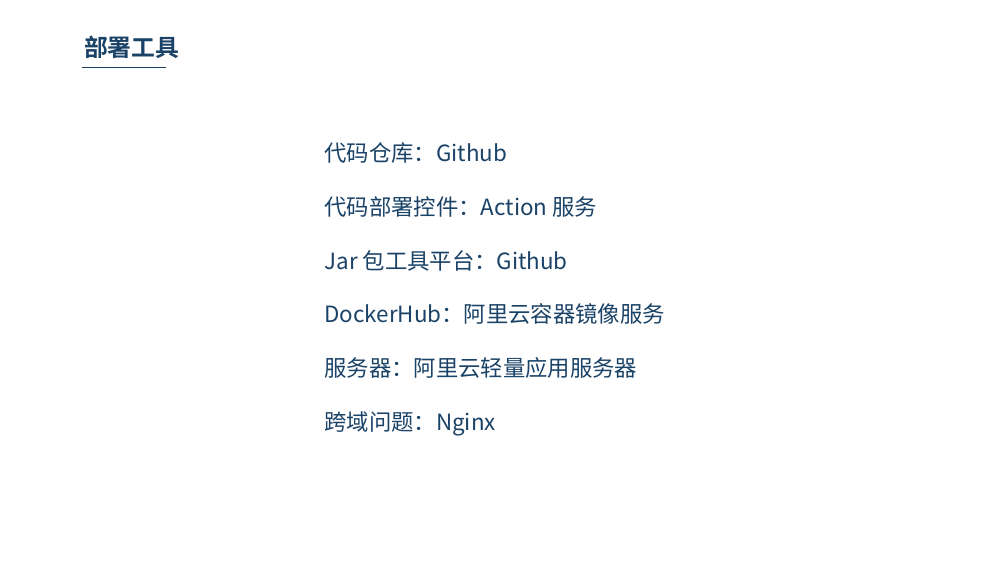
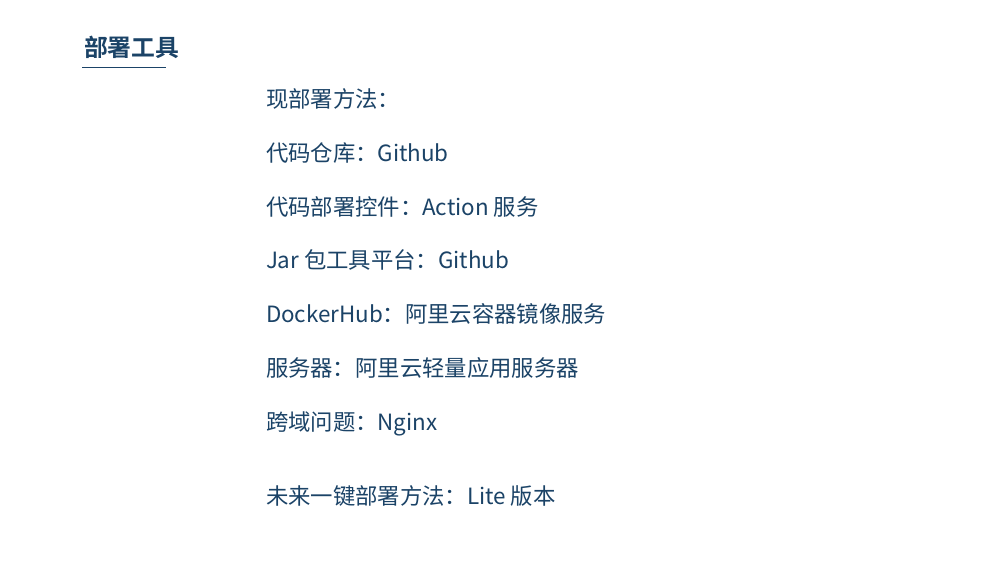
Before and after one commit to WatermelonOj/WORD-PPT, a slide deck: slide 14 of PPT/发布与部署.pptx (slide 10 before the commit). Drawn at 1008x567 pixels with LibreOffice and Linux fonts; fonts in the diff are those of the drawing; background and template pictures are left out. Boxes give left, top, right and bottom in pixels: in the first picture for what was removed or moved away, otherwise in the second. Text is boxed around its words. In the diff, an @@ line names an element or a change of style, - is before the commit and + after.

```diff
--- a/PPT/发布与部署.pptx
+++ b/PPT/发布与部署.pptx
@@ text "现部署方法：": place and size @@
-text "现部署方法：" at (325,142,665,435)
+text "现部署方法：" at (266,88,606,506)
@@ text at (266,88,400,109): paragraph added @@
+现部署方法：
@@ text at (266,485,556,506): paragraph added @@
+未来一键部署方法：Lite 版本
```
Also in this commit, not shown: 4 other slides changed, 4 slides added.
